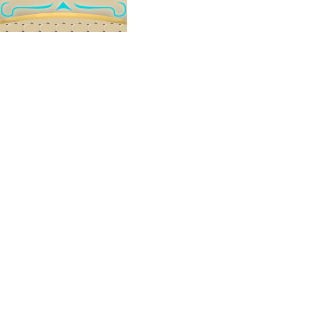
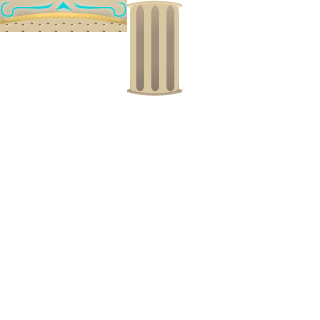
The second 320 x 320 image is a revision of the first. Changes to its layers:
added layer "pillier" in group "Plan de travail 1" over left=127, top=0, right=184, bottom=96
